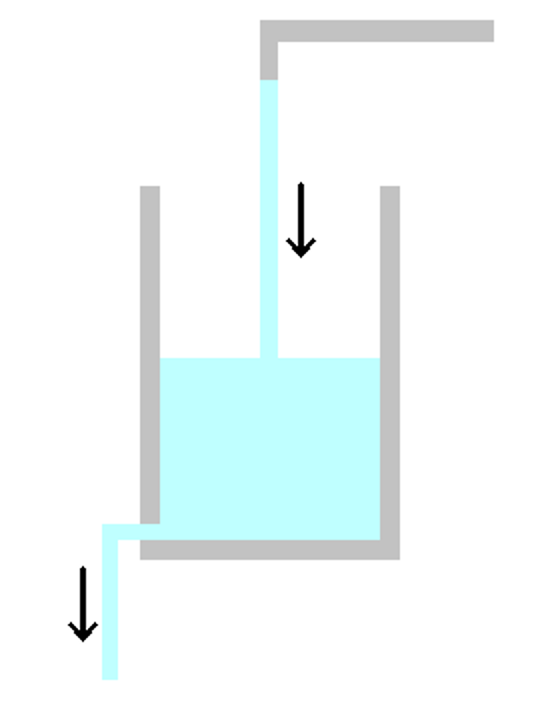
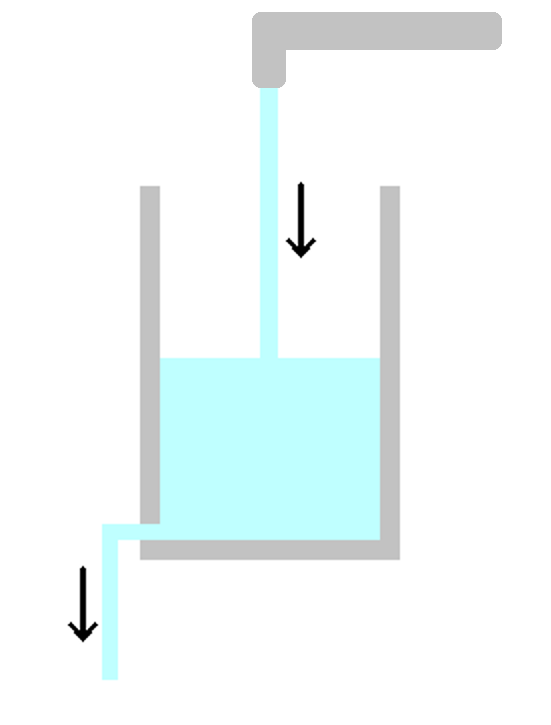
Two versions of the same layered image (551 x 725). Layer-by-layer changes:
added layer "Layer #1" above "Background" over (252, 12, 502, 88)
painted on "Background" over (259, 19, 495, 88)
